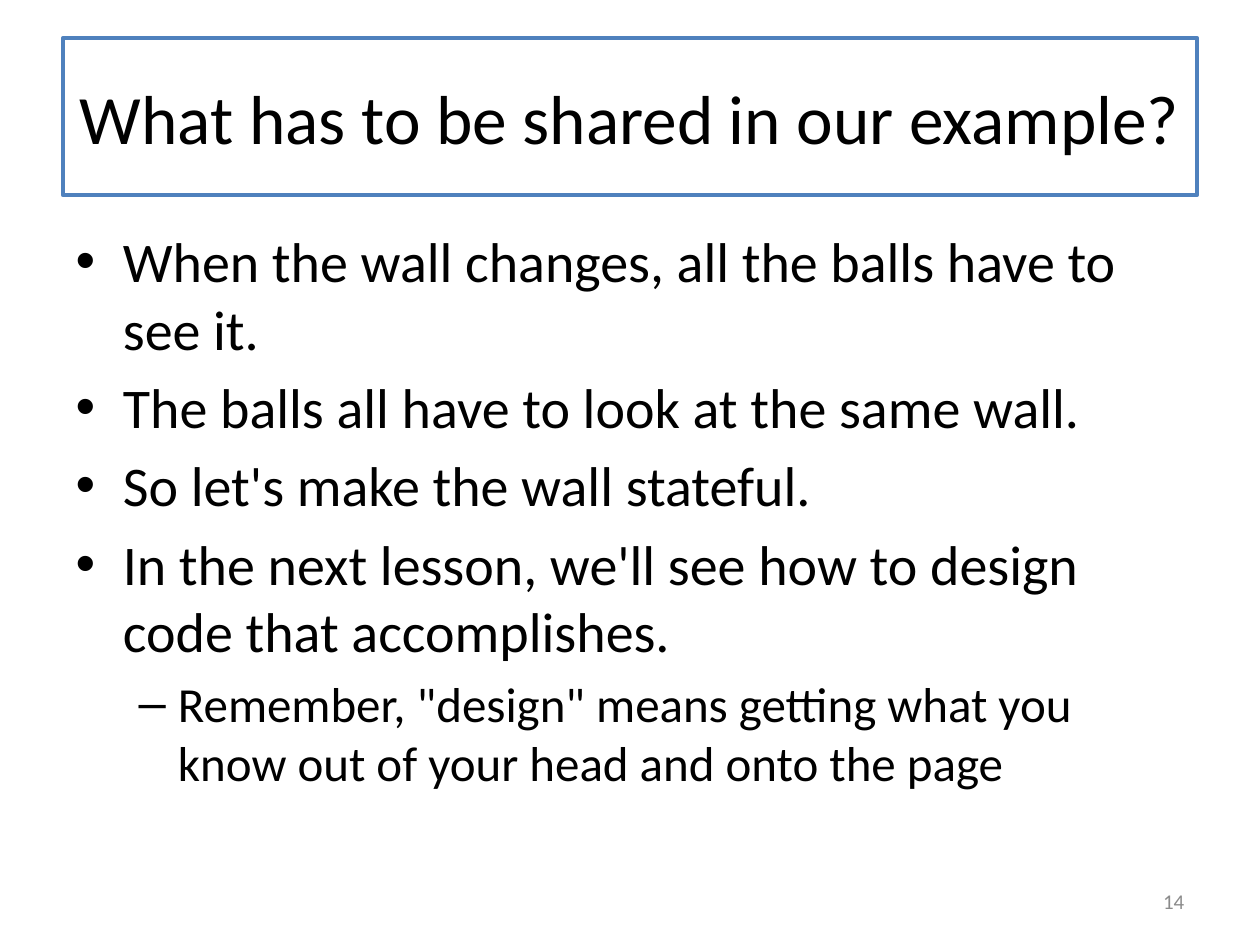
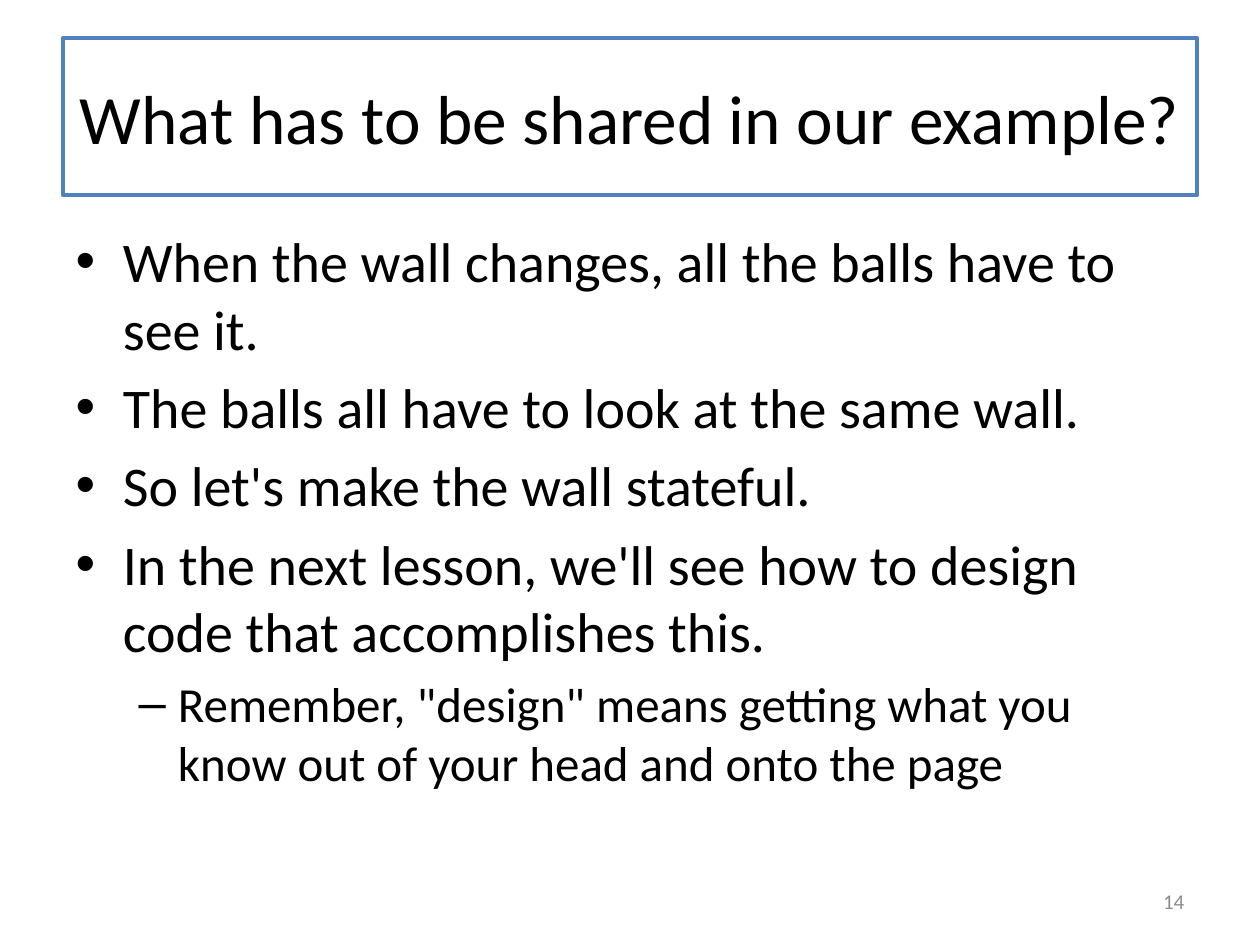
Before and after one commit to mwand/cs5010f16, a slide deck: slide 14 of Slides/Lesson 10.3 Real State vs Simulated State.pptx. Drawn at 1260x945 pixels with LibreOffice and Linux fonts; fonts in the diff are those of the drawing. Boxes give left, top, right and bottom in pixels: in the first picture for what was removed or moved away, otherwise in the second. Text is boxed around its words. In the diff, an @@ line names an element or a change of style, - is before the commit and + after.

Commit message:
fixed typo in L10.3

```diff
--- a/Slides/Lesson 10.3 Real State vs Simulated State.pptx
+++ b/Slides/Lesson 10.3 Real State vs Simulated State.pptx
@@ text at [123, 546, 1078, 661]: text changed @@
-• In the next lesson, we'll see how to design code that accomplishes.
+• In the next lesson, we'll see how to design code that accomplishes this.
```
